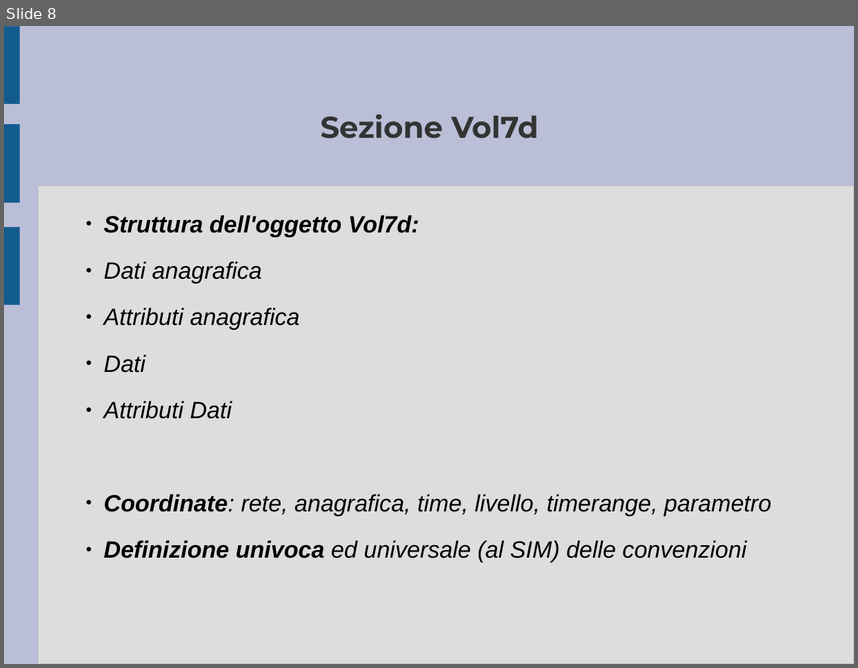
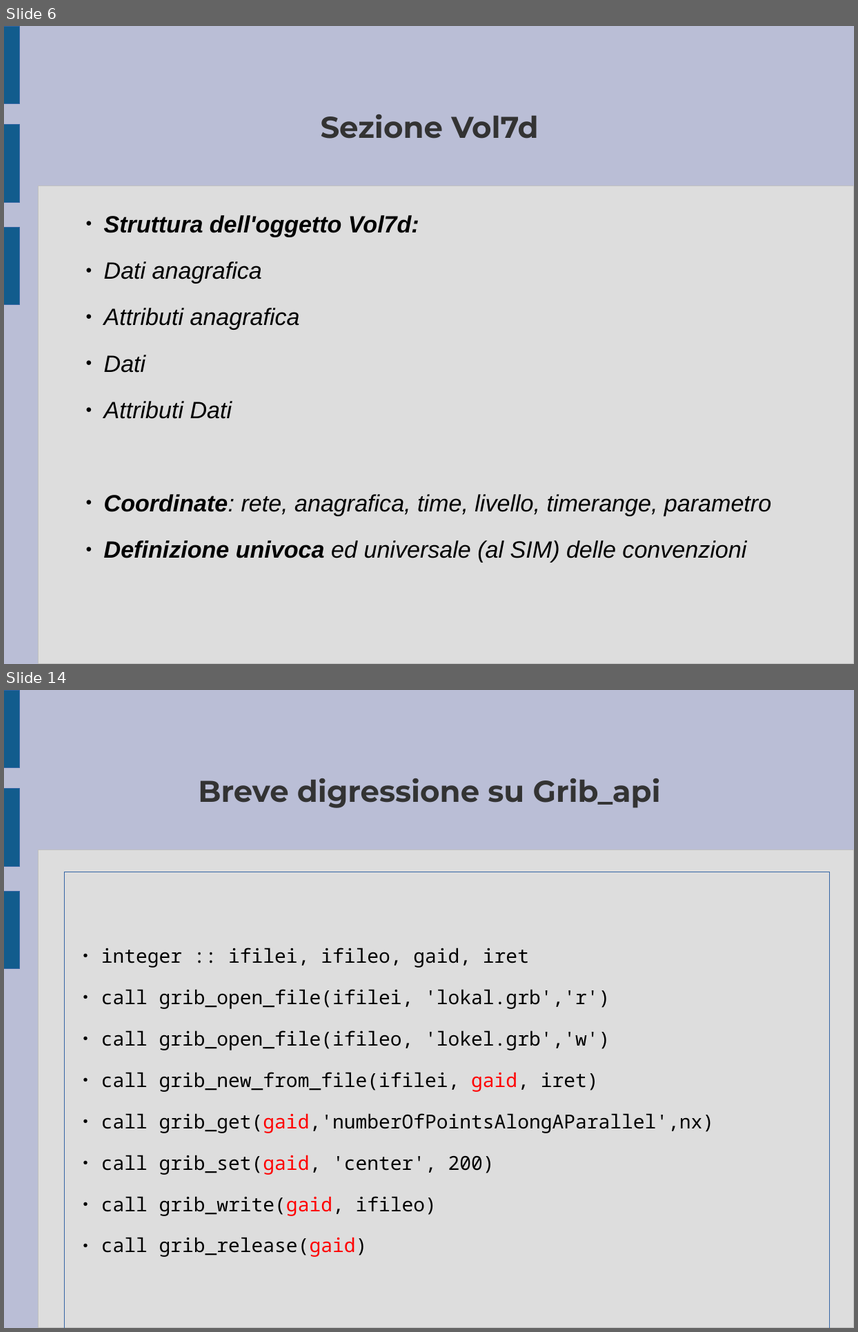
Before and after one commit to ARPA-SIMC/libsim, a slide deck: doc/breve_presentazione.odp. Shown one above the other, each under a label of ours: slide 8 before the commit, slides 6 and 14 after it; the slides between them are not shown. The pictures are 858x668 and 858x1332 pixels, drawn with LibreOffice and Linux fonts; fonts in the diff are those of the drawing. Boxes give left, top, right and bottom in pixels: in the first picture for what was removed or moved away, otherwise in the second. Text is boxed around its words. In the diff, an @@ line names an element or a change of style, - is before the commit and + after.

```diff
--- a/doc/breve_presentazione.odp
+++ b/doc/breve_presentazione.odp
@@ slide 14 added at [4,690,854,1328], background #BABED6; not listed: 4 template elements that a slide beside it also shows @@
@@ title added at [198,778,661,808], 28 pt, text #333333, bold @@
+Breve digressione su Grib_api
@@ subtitle added at [65,872,830,1328], outline #3465A4 0 pt, 18 pt, text #000000 @@
+  ● integer :: ifilei, ifileo, gaid, iret
+  ● call grib_open_file(ifilei, 'lokal.grb','r')
+  ● call grib_open_file(ifileo, 'lokel.grb','w')
+  ● call grib_new_from_file(ifilei, gaid, iret)
+  ● call grib_get(gaid,'numberOfPointsAlongAParallel',nx)
+  ● call grib_set(gaid, 'center', 200)
+  ● call grib_write(gaid, ifileo)
+  ● call grib_release(gaid)
@@ what was slide 8 is now slide 6 @@
```
Also in this commit, not shown: 8 slides changed, 11 other slides added, 2 slides removed, 10 other files.
